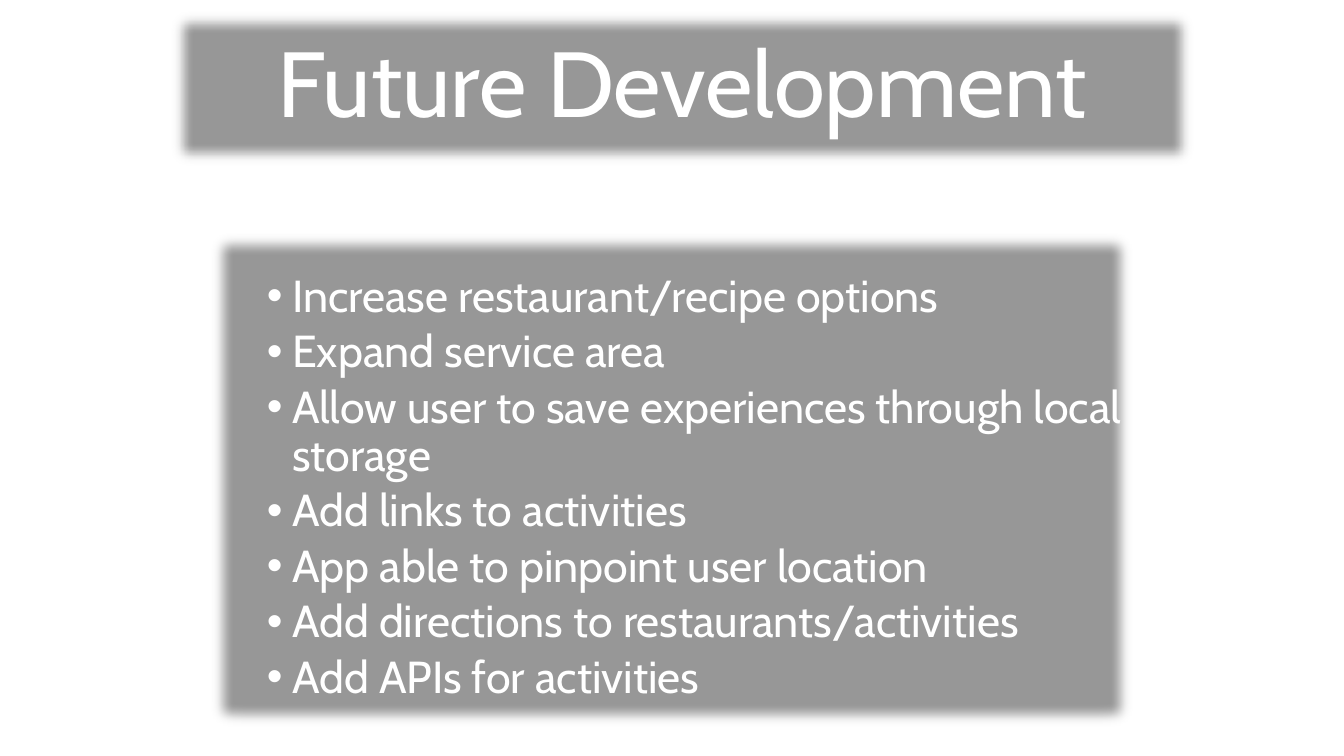
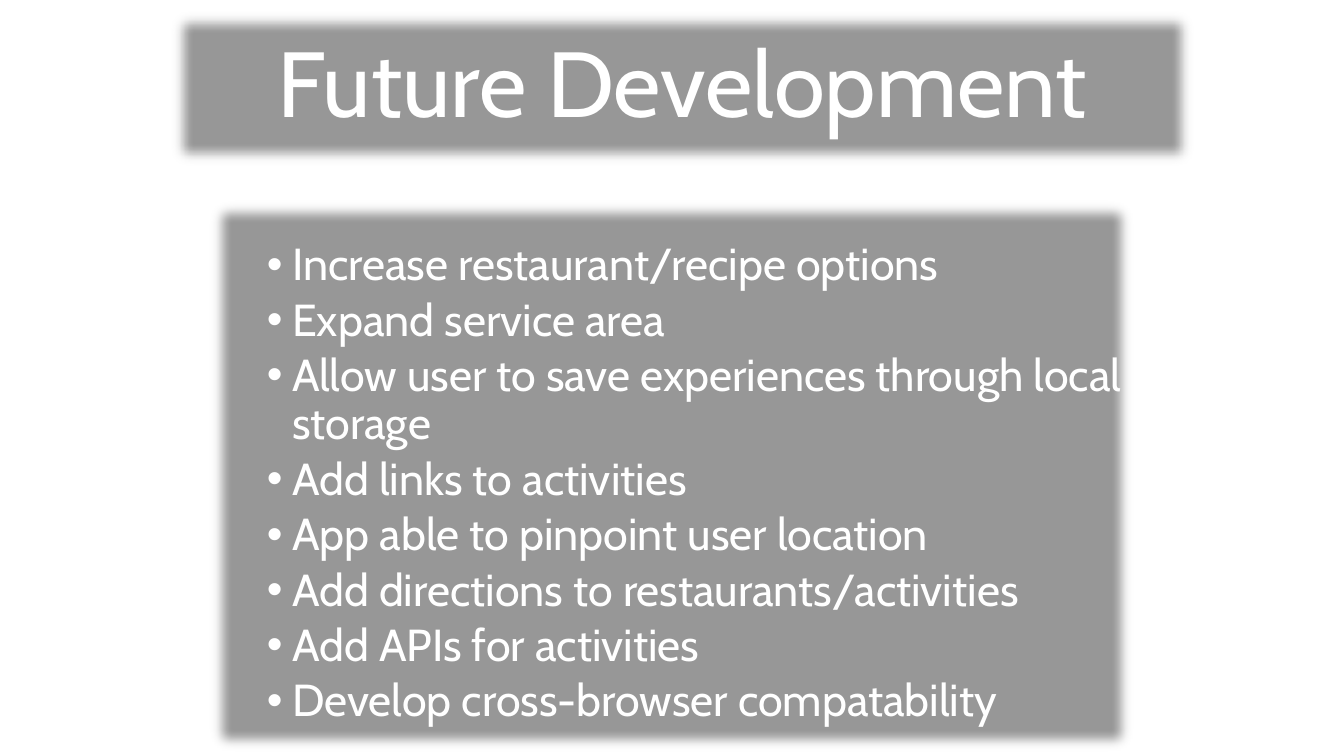
Before and after one commit to ewartle/friday-night, a slide deck: slide 7 of Friday Night Roulette.pptx. Drawn at 1344x756 pixels with LibreOffice and Linux fonts; fonts in the diff are those of the drawing; background and template pictures are left out. Boxes give left, top, right and bottom in pixels: in the first picture for what was removed or moved away, otherwise in the second. Text is boxed around its words. In the diff, an @@ line names an element or a change of style, - is before the commit and + after.

Commit message:
minor changes to powerpoint

```diff
--- a/Friday Night Roulette.pptx
+++ b/Friday Night Roulette.pptx
@@ text "Increase restaurant/recipe options": place and size @@
-text "Increase restaurant/recipe options" at bbox=[292, 281, 1121, 694]
+text "Increase restaurant/recipe options" at bbox=[292, 249, 1121, 727]
@@ text at bbox=[292, 682, 997, 727]: paragraph added @@
+  • Develop cross-browser compatability
```
